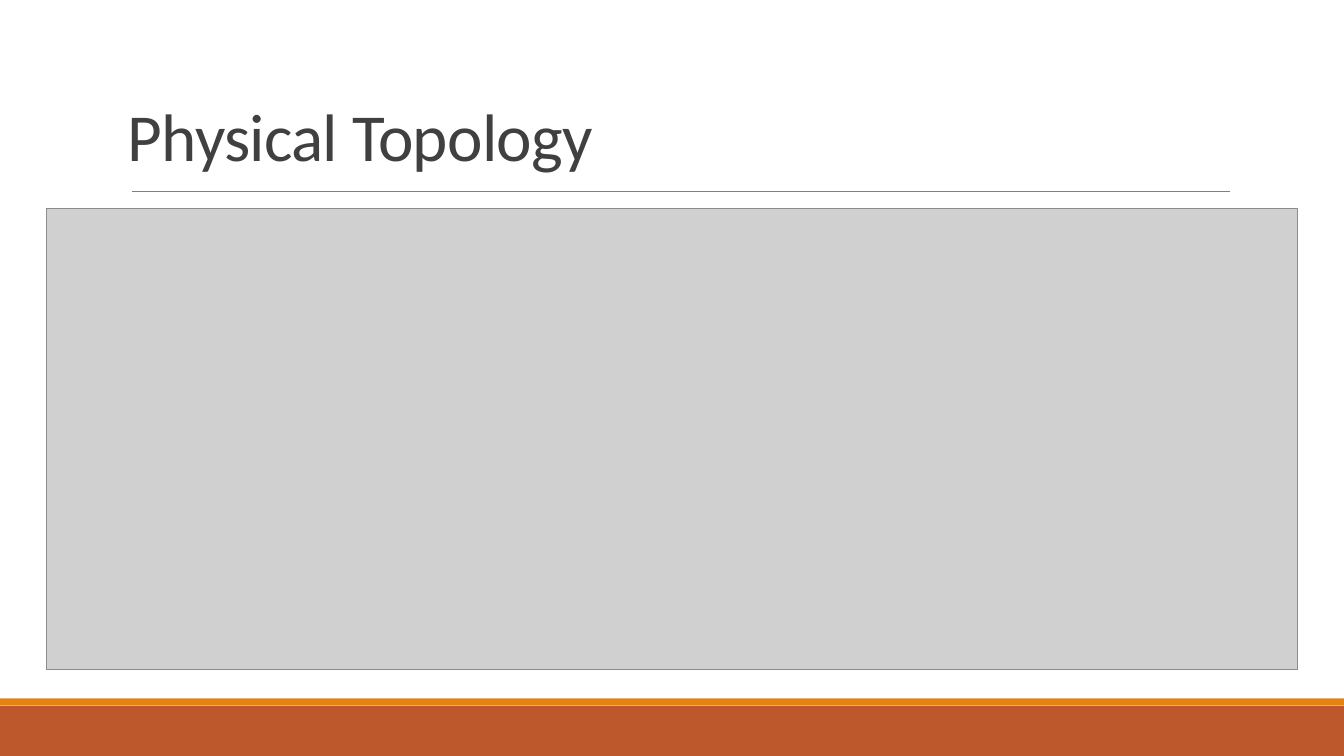
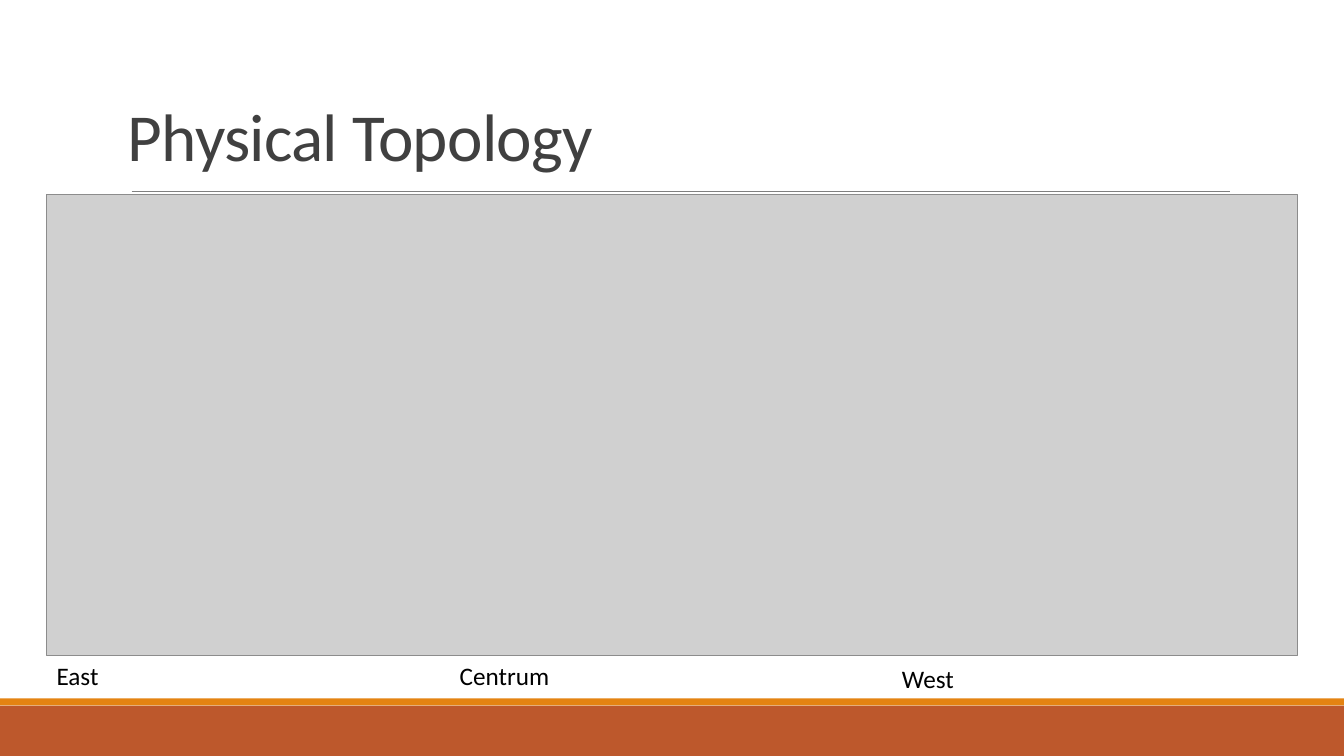
Before and after one commit to Dorina1200/vizsga, a slide deck: slide 4 of vizsga1/Network Infrastructure Design and Implementation.pptx. Drawn at 1344x756 pixels with LibreOffice and Linux fonts; fonts in the diff are those of the drawing; grey boxes stand for pictures. Boxes give left, top, right and bottom in pixels: in the first picture for what was removed or moved away, otherwise in the second. Text is boxed around its words. In the diff, an @@ line names an element or a change of style, - is before the commit and + after.

```diff
--- a/vizsga1/Network Infrastructure Design and Implementation.pptx
+++ b/vizsga1/Network Infrastructure Design and Implementation.pptx
@@ picture: place and size @@
-picture at (46, 209, 1298, 669)
+picture at (46, 195, 1298, 655)
@@ text added at (57, 668, 549, 685), 18 pt, text #000000 @@
+East Centrum
@@ text added at (902, 671, 954, 689), 18 pt, text #000000 @@
+West
```
